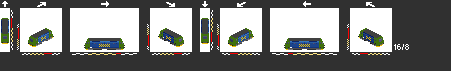
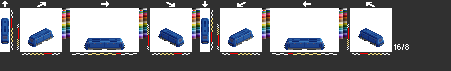
Revision of a layered 451 × 71 image; what changed, layer by layer:
hid "nrfab1" over [1, 18, 384, 50]
painted on "me" over [62, 8, 347, 39]
